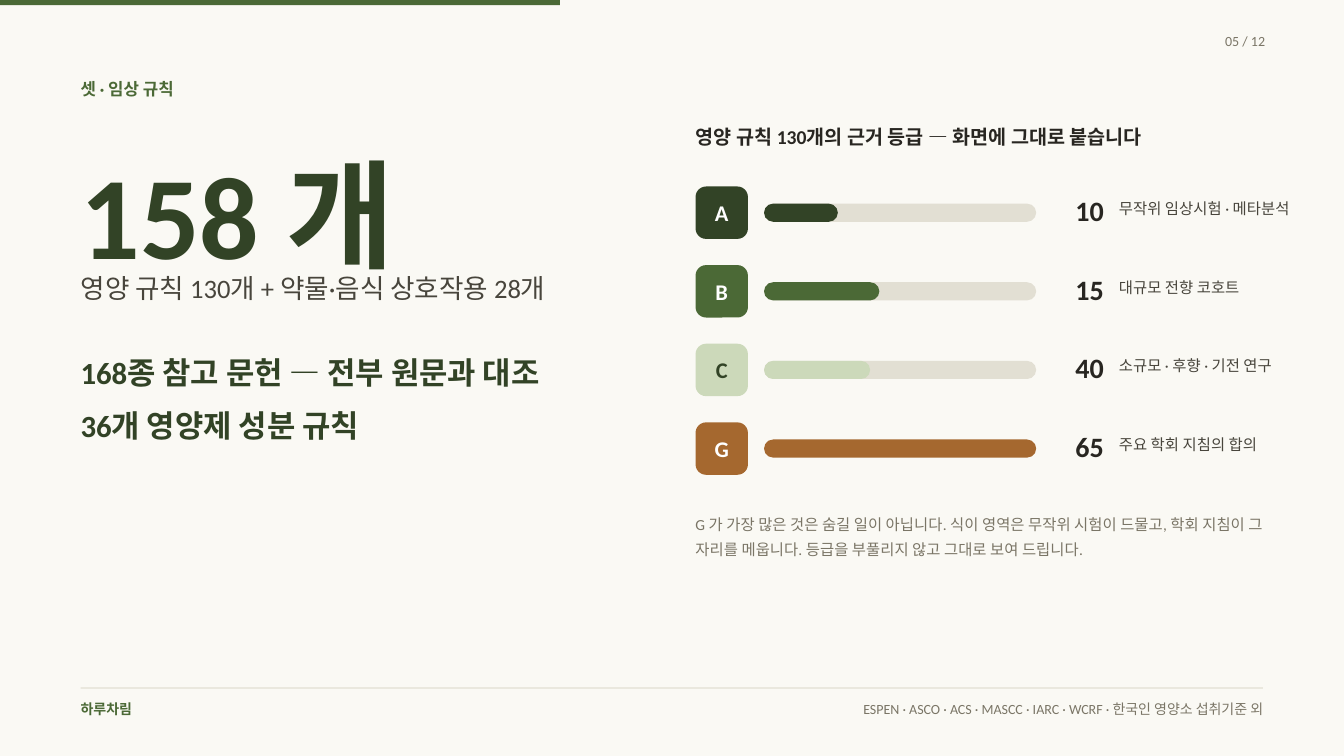
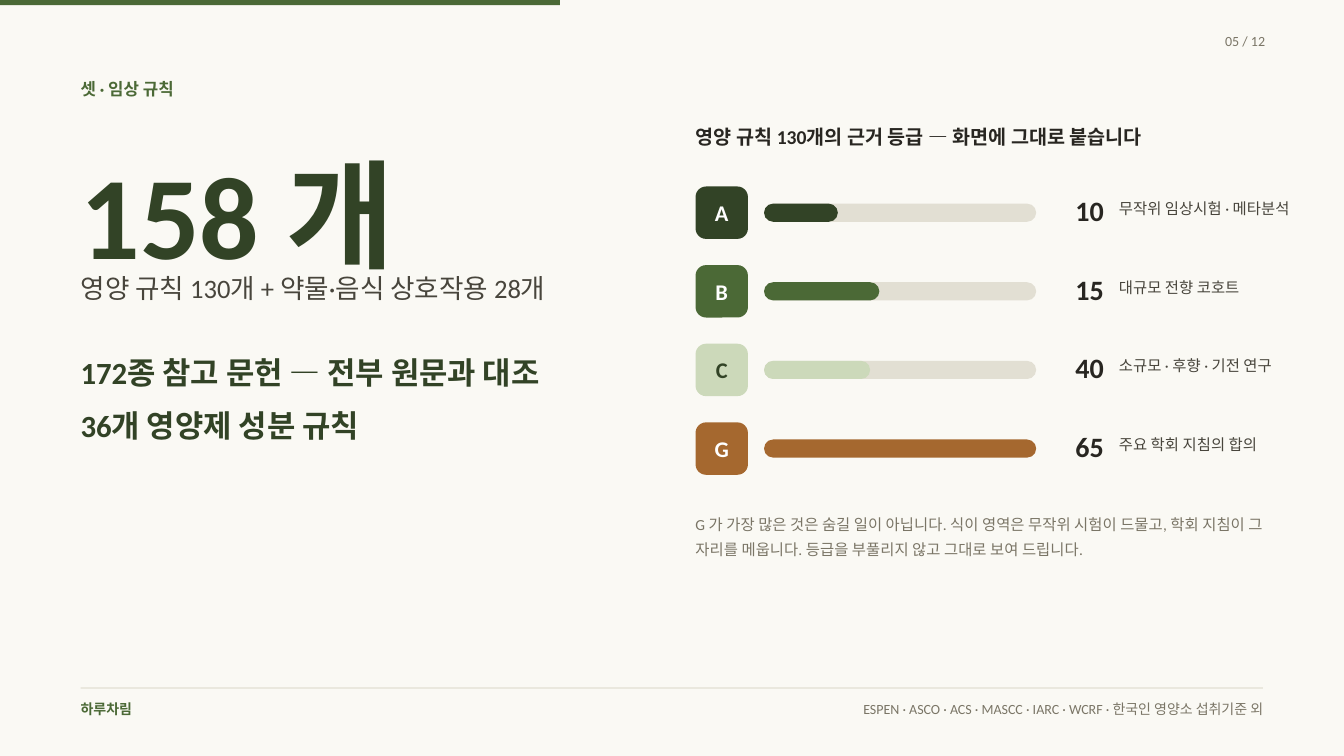
Before and after one commit to rohkwangwon-lang/harucharim-app, a slide deck: slide 5 of docs/홍보/하루차림-발표.pptx. Drawn at 1344x756 pixels with LibreOffice and Linux fonts; fonts in the diff are those of the drawing. Boxes give left, top, right and bottom in pixels: in the first picture for what was removed or moved away, otherwise in the second. Text is boxed around its words. In the diff, an @@ line names an element or a change of style, - is before the commit and + after.

```diff
--- a/docs/홍보/하루차림-발표.pptx
+++ b/docs/홍보/하루차림-발표.pptx
@@ text at box(81, 358, 540, 387): text changed @@
-168종 참고 문헌 — 전부 원문과 대조
+172종 참고 문헌 — 전부 원문과 대조
```
Also in this commit, not shown: 32 other files.
